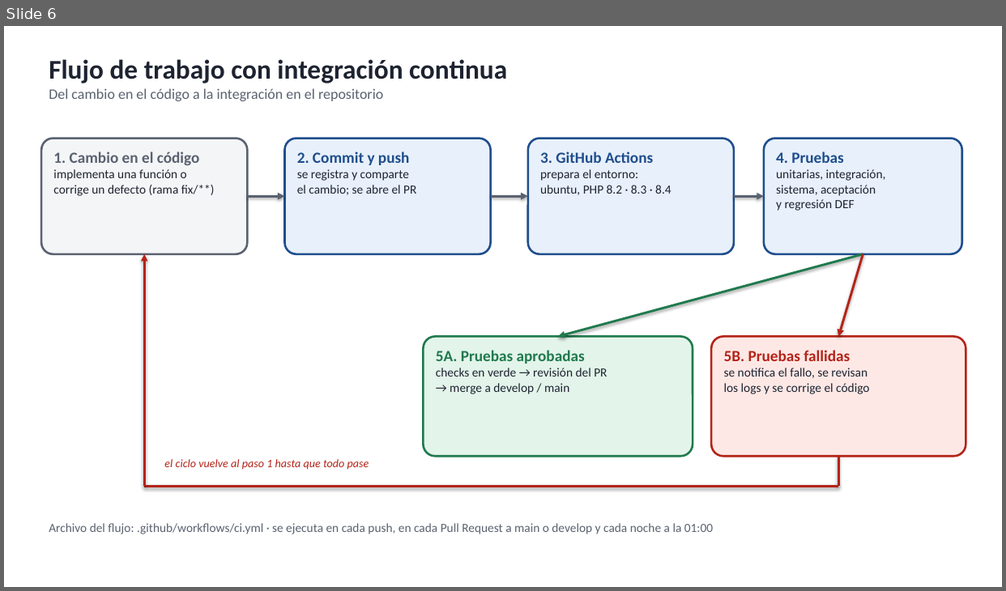
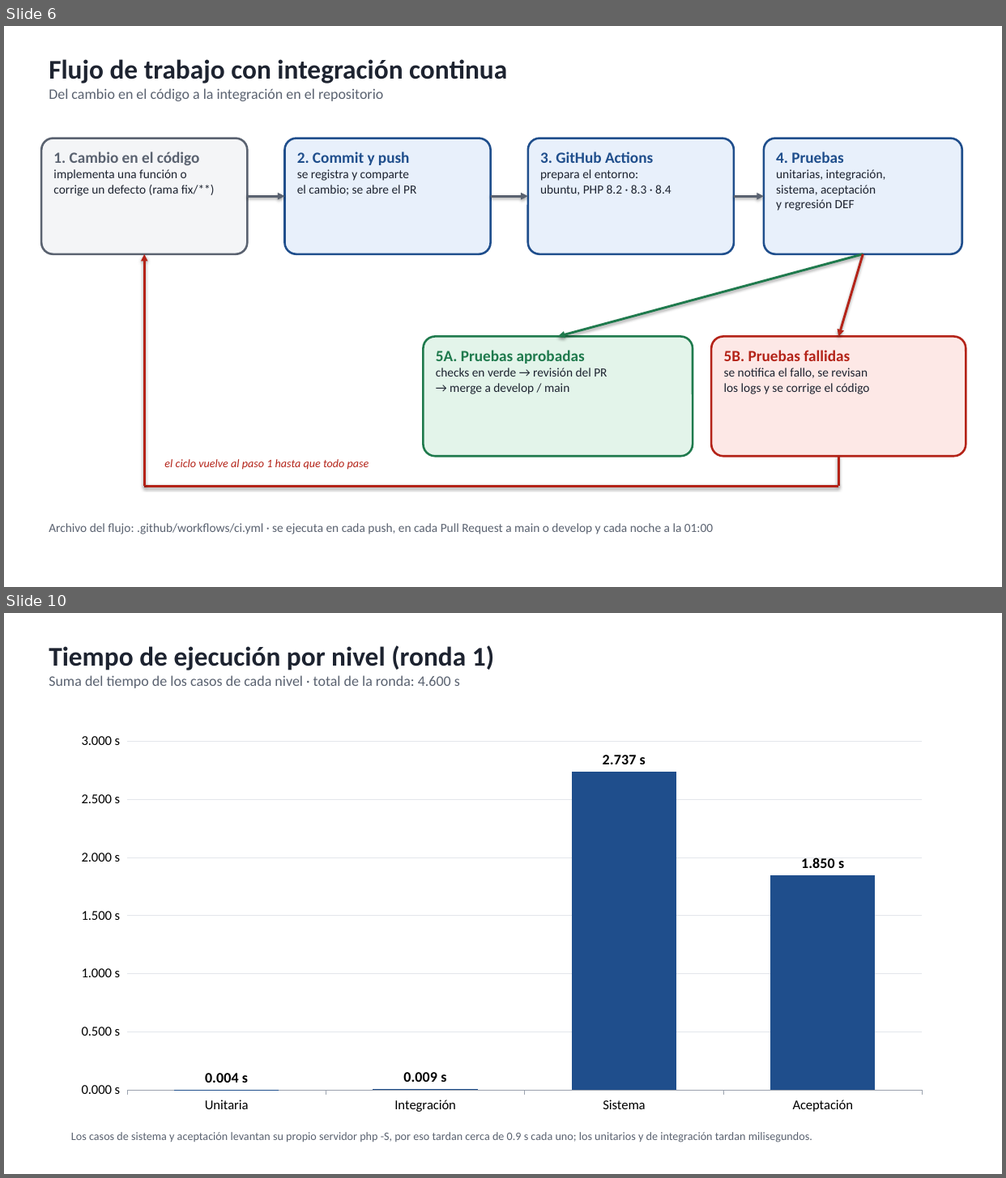
Before and after one commit to azharsonix/sistema-inventario-actividad-2, a slide deck: docs/Segunda parte/Diagramas - Segunda parte.pptx. Shown one above the other, each under a label of ours: slide 6 before the commit, slides 6 and 10 after it; the slides between them are not shown. The pictures are 1006x591 and 1006x1178 pixels, drawn with LibreOffice and Linux fonts; fonts in the diff are those of the drawing. Boxes give left, top, right and bottom in pixels: in the first picture for what was removed or moved away, otherwise in the second. Text is boxed around its words. In the diff, an @@ line names an element or a change of style, - is before the commit and + after.

Commit message:
docs: segunda parte con 13 casos, gráficas de cobertura, niveles y tiempos, y capturas del sistema en ejecución

```diff
--- a/docs/Segunda parte/Diagramas - Segunda parte.pptx
+++ b/docs/Segunda parte/Diagramas - Segunda parte.pptx
@@ slide 10 added at bbox=[4, 613, 1002, 1174], background #FFFFFF @@
@@ text added at bbox=[49, 645, 494, 688], 14 pt, text #5A6270 @@
+Tiempo de ejecución por nivel (ronda 1)
+Suma del tiempo de los casos de cada nivel · total de la ronda: 4.600 s
@@ column chart added at bbox=[64, 726, 940, 1122] @@
+categories: Unitaria, Integración, Sistema, Aceptación
+Series 1: 0.004, 0.009, 2.737, 1.85
@@ text added at bbox=[71, 1132, 812, 1143], 11 pt, text #5A6270 @@
+Los casos de sistema y aceptación levantan su propio servidor php -S, por eso tardan cerca de 0.9 s cada uno; los unitarios y de integración tardan milisegundos.
```
Also in this commit, not shown: 5 slides changed, 2 other slides added, 13 other files.
